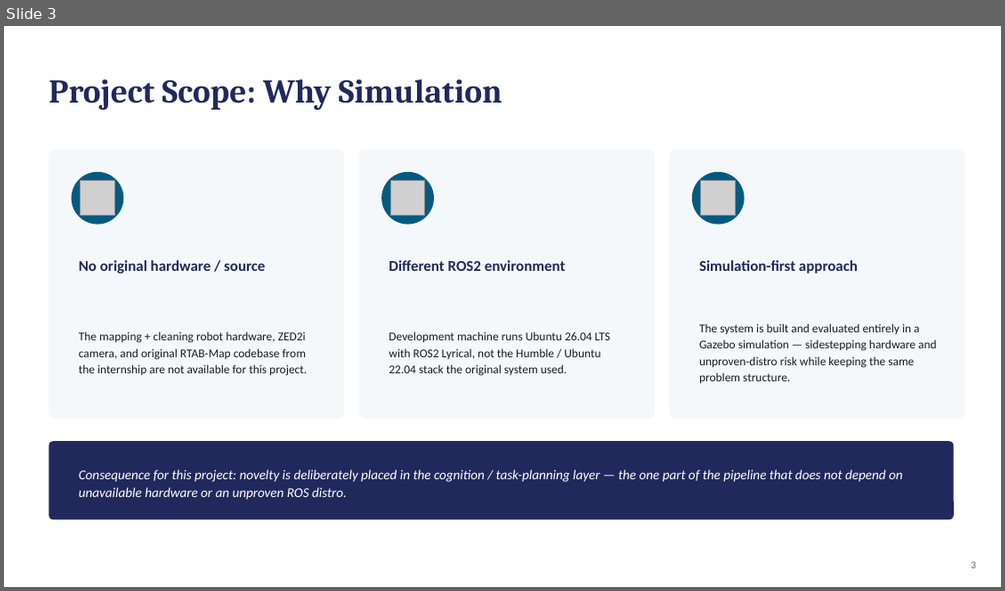
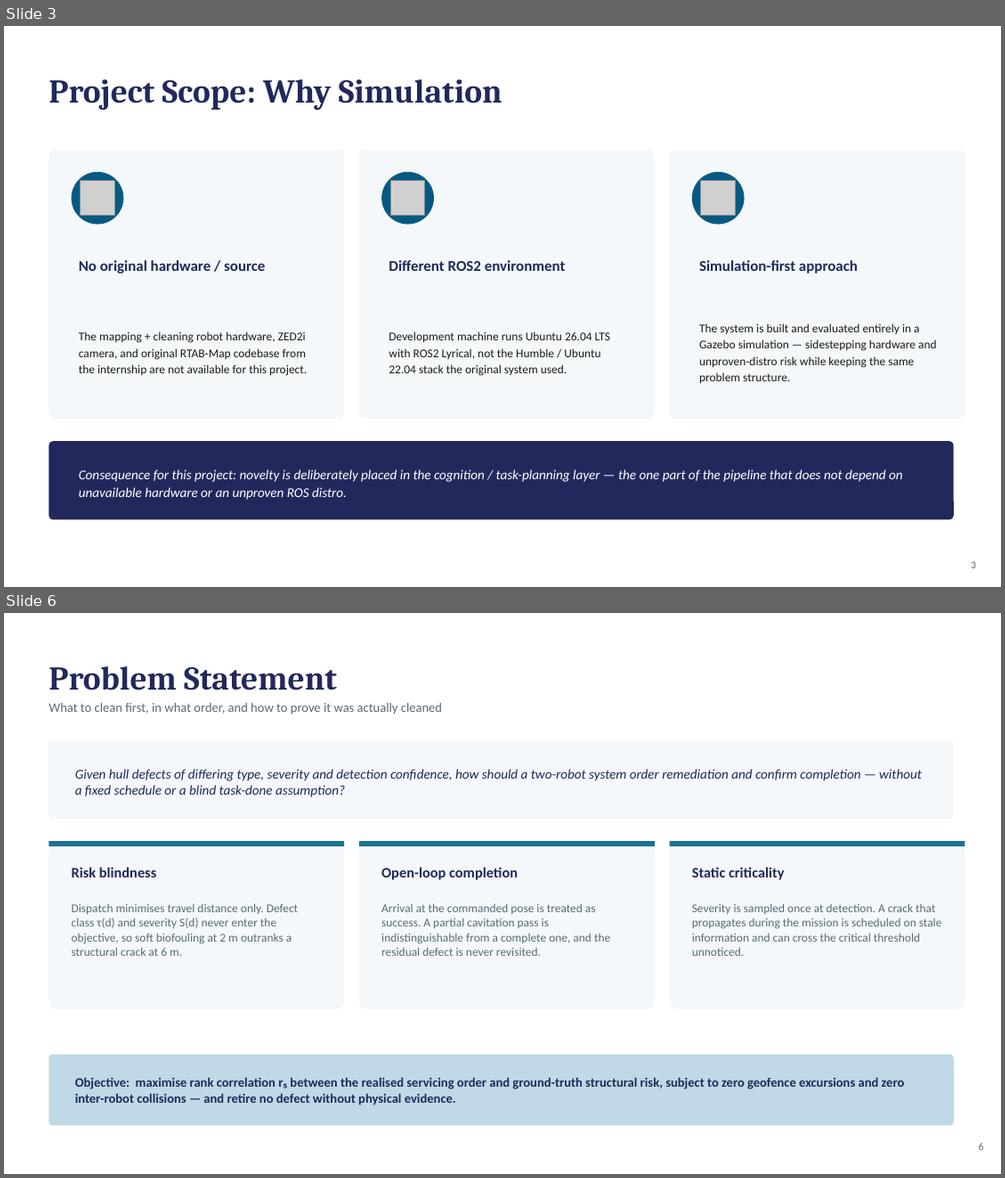
Before and after one commit to Pritish3110/HullSentinal, a slide deck: docs/Hull_Cleaning_Cognitive_Project.pptx. Shown one above the other, each under a label of ours: slide 3 before the commit, slides 3 and 6 after it; the slides between them are not shown. The pictures are 1005x591 and 1005x1178 pixels, drawn with LibreOffice and Linux fonts; fonts in the diff are those of the drawing; grey boxes stand for pictures. Boxes give left, top, right and bottom in pixels: in the first picture for what was removed or moved away, otherwise in the second. Text is boxed around its words. In the diff, an @@ line names an element or a change of style, - is before the commit and + after.

```diff
--- a/docs/Hull_Cleaning_Cognitive_Project.pptx
+++ b/docs/Hull_Cleaning_Cognitive_Project.pptx
@@ slide 6 added at (x1=4, y1=613, x2=1001, y2=1174), background #FFFFFF @@
@@ text added at (x1=48, y1=666, x2=337, y2=690), 32 pt, text #21295C, bold @@
+Problem Statement
@@ text added at (x1=48, y1=703, x2=442, y2=714), 12.5 pt, text #5B6B75 @@
+What to clean first, in what order, and how to prove it was actually cleaned
@@ rounded rectangle added at (x1=48, y1=740, x2=954, y2=819), fill #F4F8FA @@
@@ text added at (x1=75, y1=769, x2=922, y2=797), 13 pt, text #21295C, italic @@
+Given hull defects of differing type, severity and detection confidence, how should a two-robot system order remediation and confirm completion — without a fixed schedule or a blind task-done assumption?
@@ rounded rectangle added at (x1=48, y1=841, x2=344, y2=1009), fill #F4F8FA @@
@@ rectangle added at (x1=48, y1=841, x2=344, y2=846), fill #1C7293 @@
@@ rounded rectangle added at (x1=359, y1=841, x2=655, y2=1009), fill #F4F8FA @@
@@ rectangle added at (x1=359, y1=841, x2=655, y2=846), fill #1C7293 @@
@@ rounded rectangle added at (x1=670, y1=841, x2=965, y2=1009), fill #F4F8FA @@
@@ rectangle added at (x1=670, y1=841, x2=965, y2=846), fill #1C7293 @@
@@ text added at (x1=72, y1=867, x2=156, y2=877), 14 pt, text #21295C, bold @@
+Risk blindness
@@ text added at (x1=381, y1=867, x2=518, y2=880), 14 pt, text #21295C, bold @@
+Open-loop completion
@@ text added at (x1=692, y1=867, x2=784, y2=880), 14 pt, text #21295C, bold @@
+Static criticality
@@ text added at (x1=72, y1=903, x2=298, y2=956), 11.5 pt, text #5B6B75 @@
+Dispatch minimises travel distance only. Defect class τ(d) and severity S(d) never enter the objective, so soft biofouling at 2 m outranks a structural crack at 6 m.
@@ text added at (x1=381, y1=903, x2=610, y2=956), 11.5 pt, text #5B6B75 @@
+Arrival at the commanded pose is treated as success. A partial cavitation pass is indistinguishable from a complete one, and the residual defect is never revisited.
@@ text added at (x1=692, y1=903, x2=942, y2=956), 11.5 pt, text #5B6B75 @@
+Severity is sampled once at detection. A crack that propagates during the mission is scheduled on stale information and can cross the critical threshold unnoticed.
@@ rounded rectangle added at (x1=48, y1=1054, x2=954, y2=1126), fill #BFD9E6 @@
@@ text added at (x1=75, y1=1077, x2=905, y2=1105), 12.5 pt, text #21295C, bold @@
+Objective: maximise rank correlation rₛ between the realised servicing order and ground-truth structural risk, subject to zero geofence excursions and zero inter-robot collisions — and retire no defect without physical evidence.
@@ text added at (x1=979, y1=1143, x2=984, y2=1150), 10 pt, text #5B6B75 @@
+6
```
Also in this commit, not shown: 9 slides changed, 6 other slides added, 12 other files.
